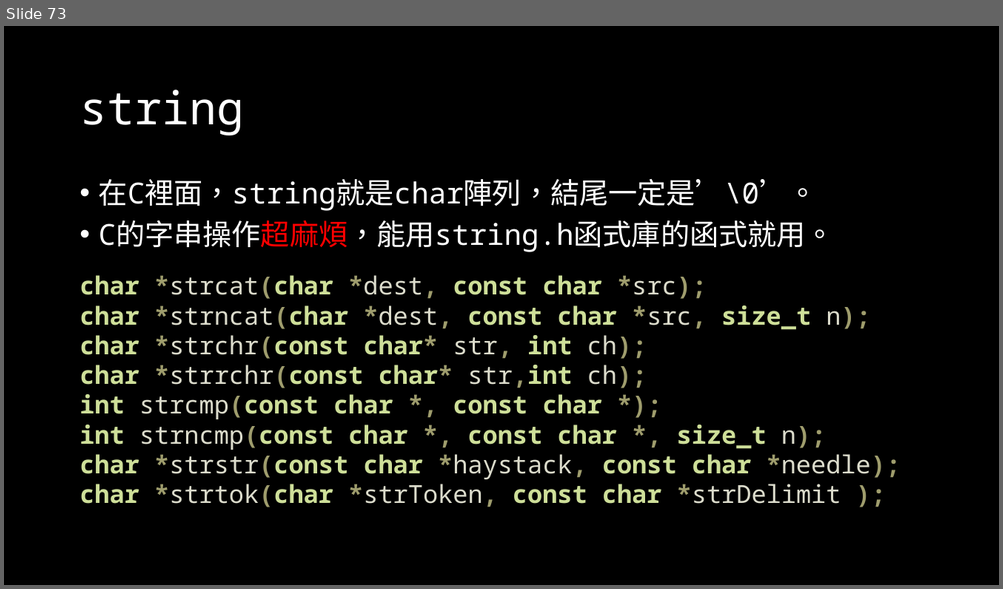
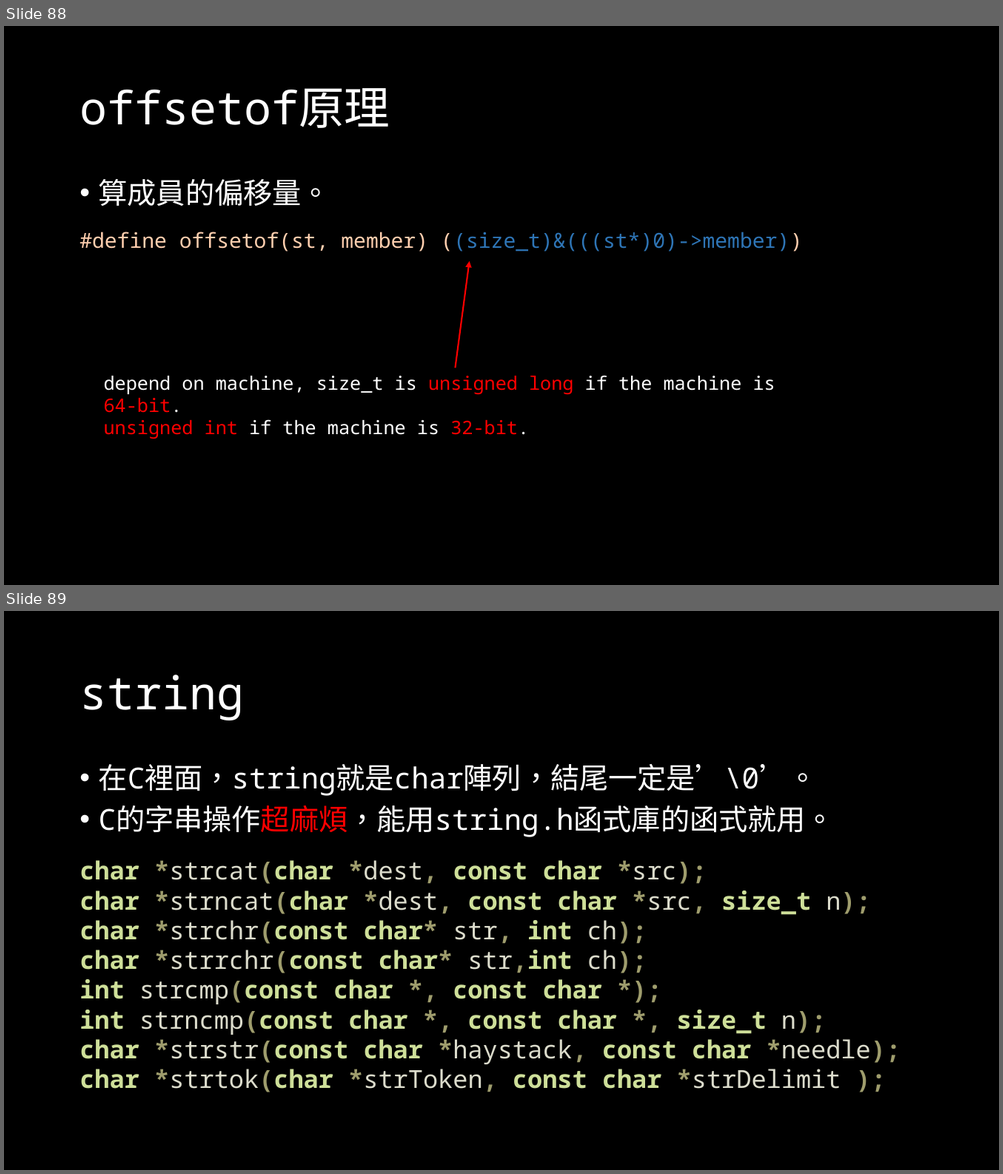
Before and after one commit to OEmiliatanO/those_c_prog_didnt_teach, a slide deck: Ch2/Ch2-pointer & array.pptx. Shown one above the other, each under a label of ours: slide 73 before the commit, slides 88 and 89 after it. The pictures are 1003x589 and 1003x1174 pixels, drawn with LibreOffice and Linux fonts; fonts in the diff are those of the drawing. Boxes give left, top, right and bottom in pixels: in the first picture for what was removed or moved away, otherwise in the second. Text is boxed around its words. In the diff, an @@ line names an element or a change of style, - is before the commit and + after.

```diff
--- a/Ch2/Ch2-pointer & array.pptx
+++ b/Ch2/Ch2-pointer & array.pptx
@@ slide 88 added at [4, 26, 999, 585], background #000000 @@
@@ title added at [79, 88, 390, 128], 44 pt, text #FFFFFF @@
+offsetof原理
@@ text added at [99, 179, 330, 206], 28 pt, text #FFFFFF @@
+• 算成員的偏移量。
@@ text added at [79, 232, 802, 252], 20 pt, text #FFCFAF @@
+#define offsetof(st, member) ((size_t)&(((st*)0)->member))
@@ arrow added from (455, 369) to (469, 262), #FF0000 1.5 pt @@
@@ text added at [104, 375, 775, 439], 18 pt, text #FFFFFF @@
+depend on machine, size_t is unsigned long if the machine is 64-bit.
+unsigned int if the machine is 32-bit.
@@ what was slide 73 is now slide 89 @@
```
Also in this commit, not shown: 6 slides changed, 17 other slides added.
